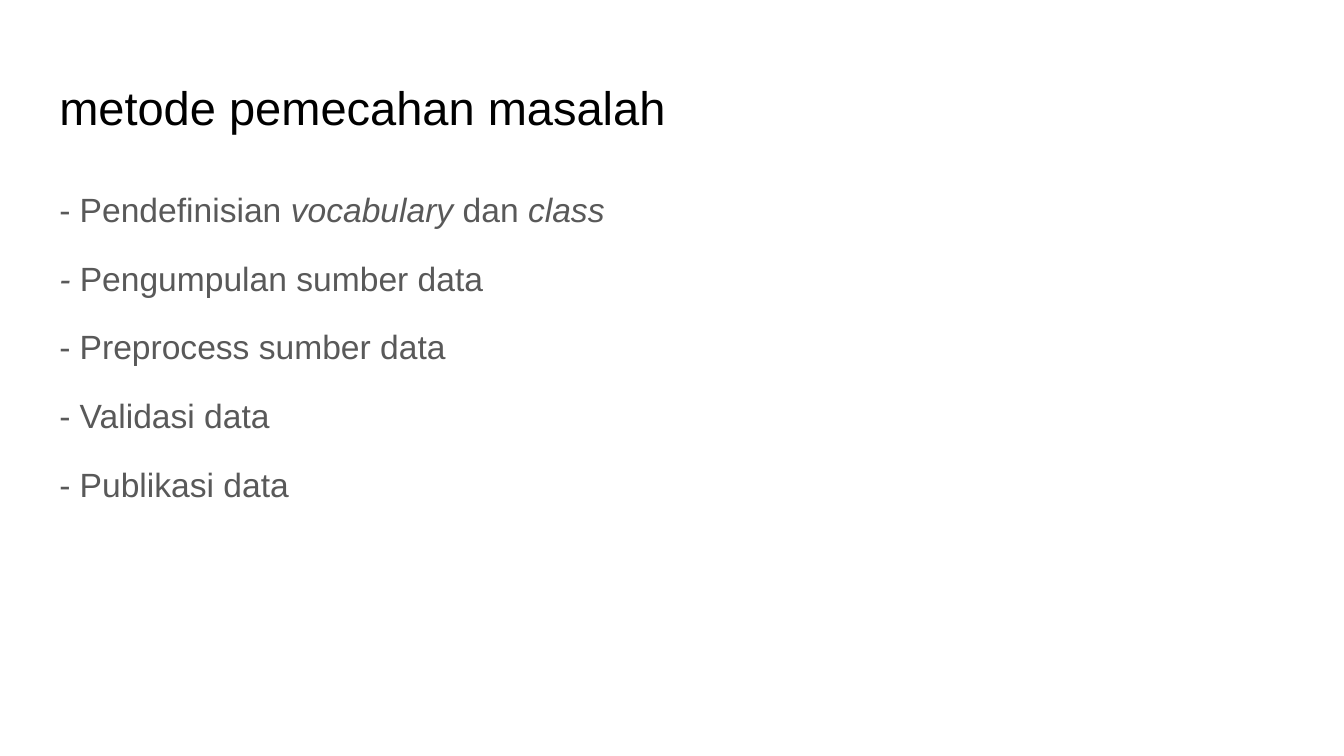
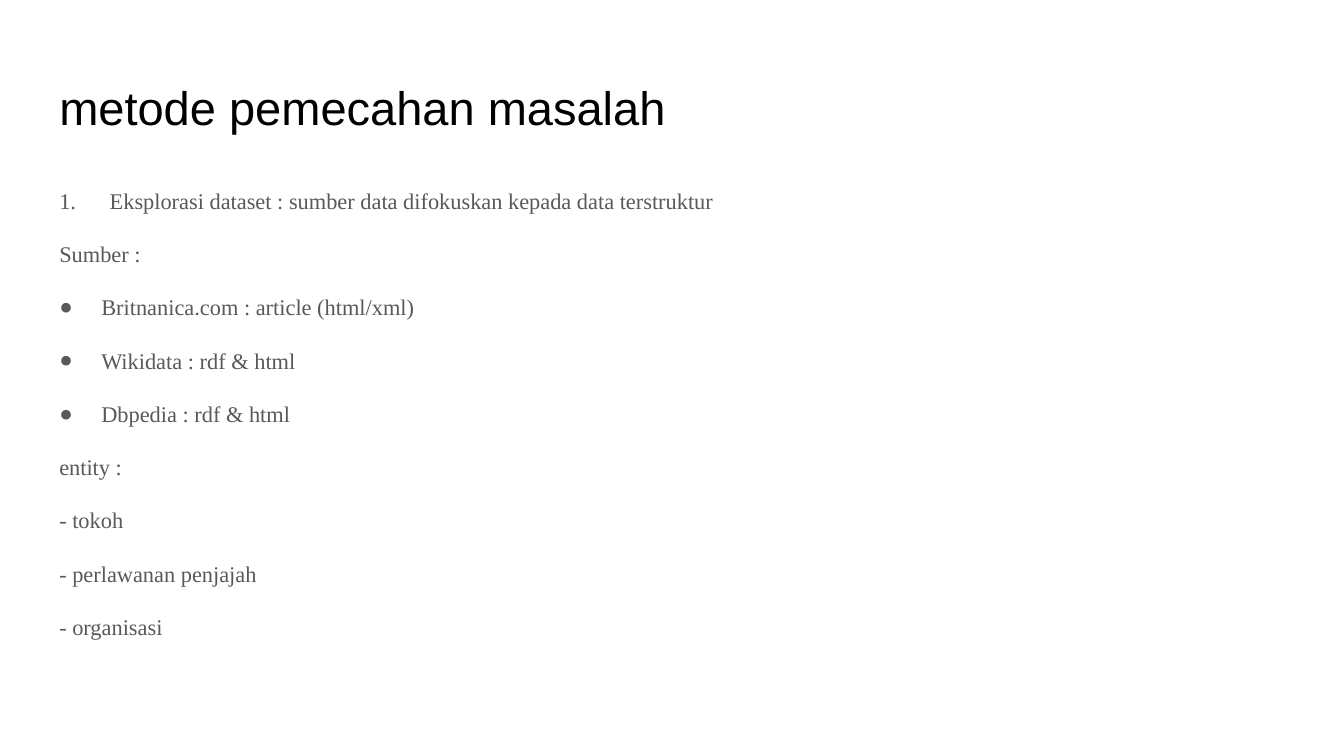
Before and after one commit to rcsenlia/Ontologi-Sejarah-Indonesia, a slide deck: slide 8 of RichieChristiansenSenlia/Draft Proposal - Richie Christiansen Senlia.pptx (slide 10 before the commit). Drawn at 1344x756 pixels with LibreOffice and Linux fonts; fonts in the diff are those of the drawing. Boxes give left, top, right and bottom in pixels: in the first picture for what was removed or moved away, otherwise in the second. Text is boxed around its words. In the diff, an @@ line names an element or a change of style, - is before the commit and + after.

```diff
--- a/RichieChristiansenSenlia/Draft Proposal - Richie Christiansen Senlia.pptx
+++ b/RichieChristiansenSenlia/Draft Proposal - Richie Christiansen Senlia.pptx
@@ text at (x1=59, y1=193, x2=713, y2=640): text changed; size 18 to 12 pt; font Arial to Times New Roman @@
-- Pendefinisian vocabulary dan class
-- Pengumpulan sumber data
-- Preprocess sumber data
-- Validasi data
-- Publikasi data
+1. Eksplorasi dataset : sumber data difokuskan kepada data terstruktur
+Sumber :
+● Britnanica.com : article (html/xml)
+● Wikidata : rdf & html
+● Dbpedia : rdf & html
+entity :
+- tokoh
+- perlawanan penjajah
+- organisasi
```
Also in this commit, not shown: 8 other slides changed, 2 slides added, 4 slides removed.
